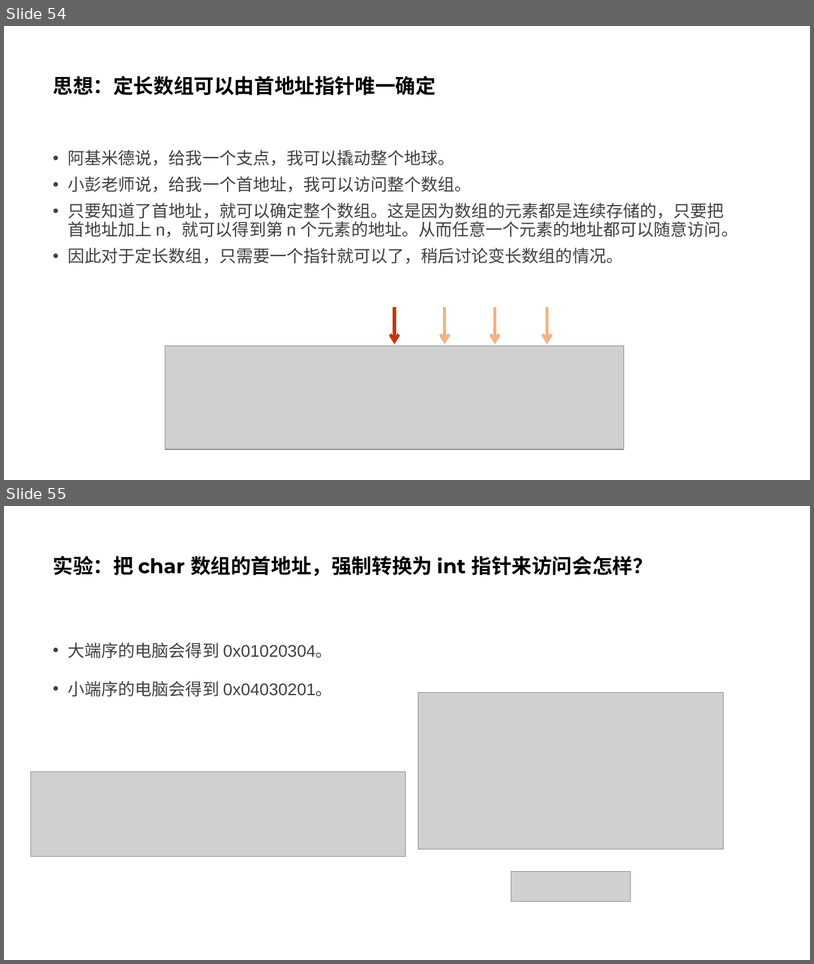
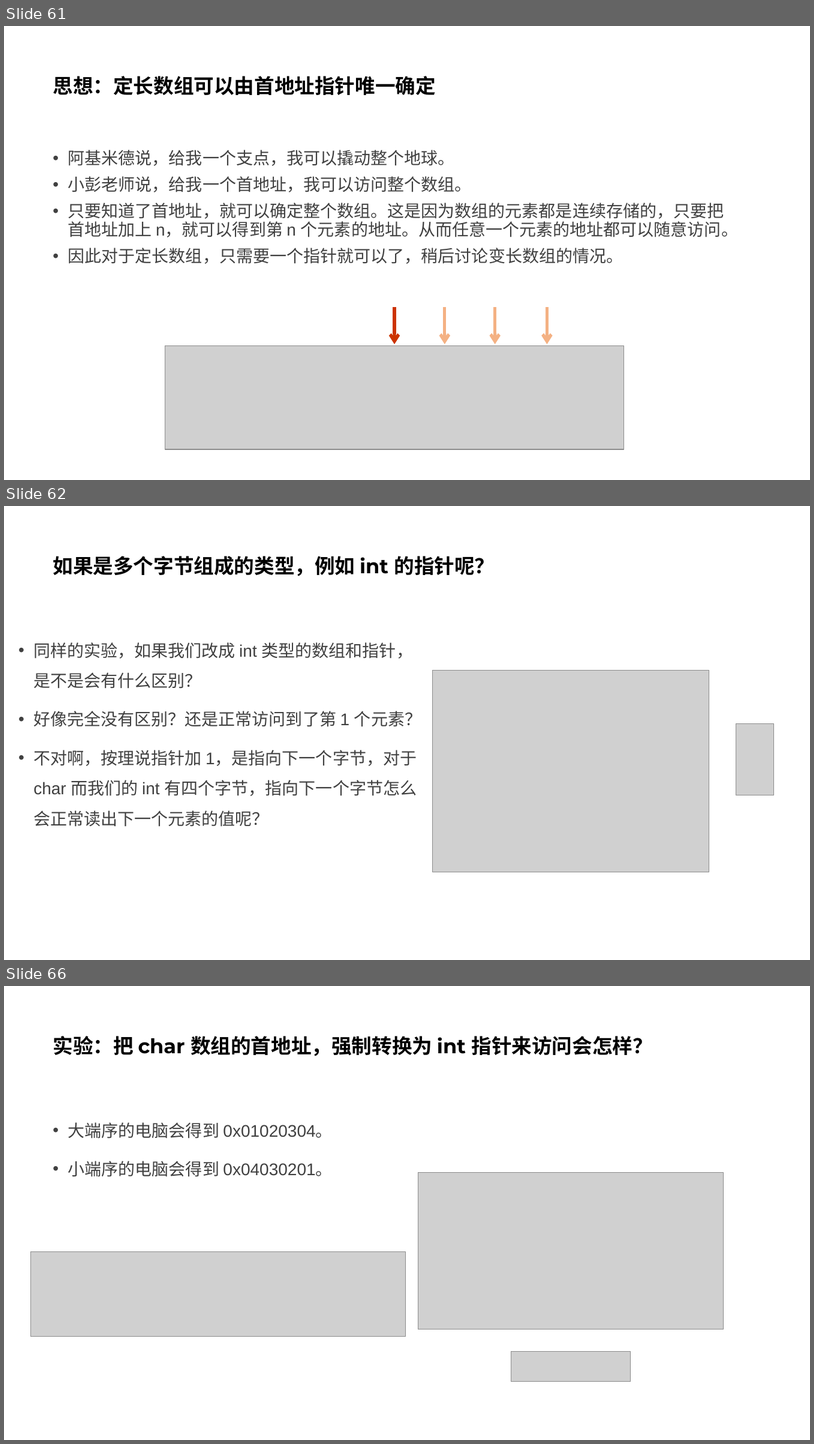
Before and after one commit to parallel101/course, a slide deck: 12/slides.pptx. Shown one above the other, each under a label of ours: slides 54 and 55 before the commit, slides 61, 62 and 66 after it; the slides between them are not shown. The pictures are 814x964 and 814x1444 pixels, drawn with LibreOffice and Linux fonts; fonts in the diff are those of the drawing; grey boxes stand for pictures. Boxes give left, top, right and bottom in pixels: in the first picture for what was removed or moved away, otherwise in the second. Text is boxed around its words. In the diff, an @@ line names an element or a change of style, - is before the commit and + after.

```diff
--- a/12/slides.pptx
+++ b/12/slides.pptx
@@ slide 62 added at [4, 506, 810, 960], background #FFFFFF @@
@@ title added at [53, 556, 495, 576], 24 pt, text #000000, bold @@
+如果是多个字节组成的类型，例如 int 的指针呢？
@@ text added at [33, 642, 422, 826], 20 pt, text #404040 @@
+• 同样的实验，如果我们改成 int 类型的数组和指针，是不是会有什么区别？
+• 好像完全没有区别？还是正常访问到了第 1 个元素？
+• 不对啊，按理说指针加 1，是指向下一个字节，对于 char 而我们的 int 有四个字节，指向下一个字节怎么会正常读出下一个元素的值呢？
@@ picture added at [433, 670, 710, 871] @@
@@ picture added at [737, 724, 774, 795] @@
@@ what was slide 54 is now slide 61 @@
@@ what was slide 55 is now slide 66 @@
```
Also in this commit, not shown: 3 slides changed, 12 other slides added, 24 other files.
